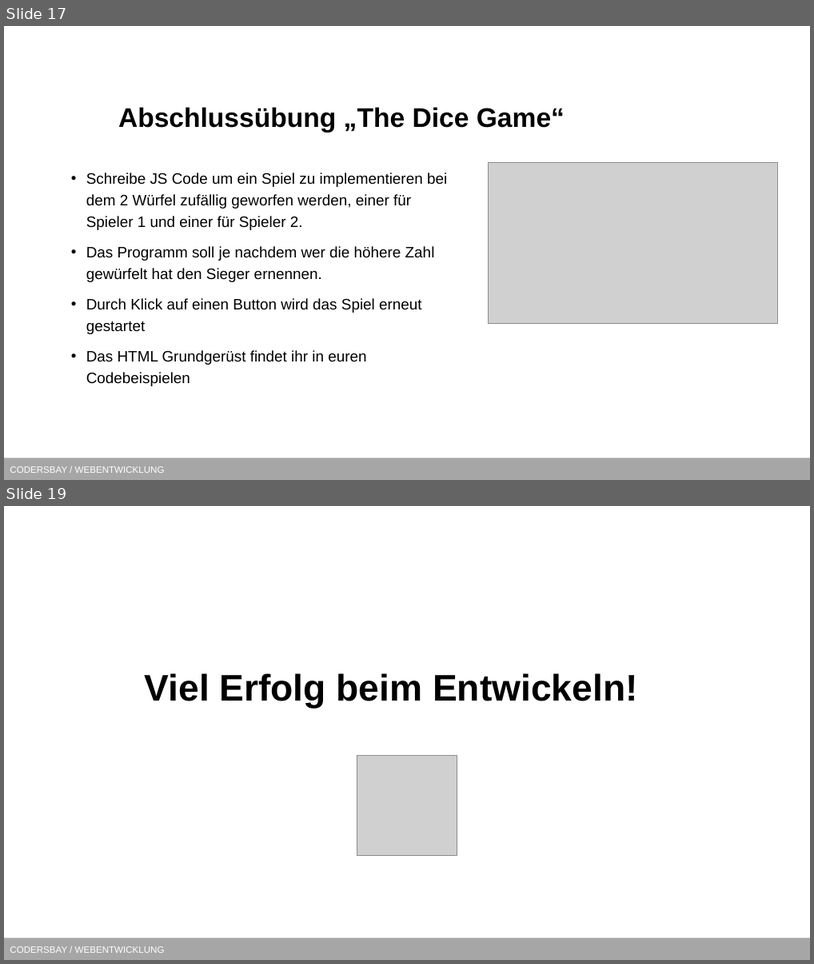
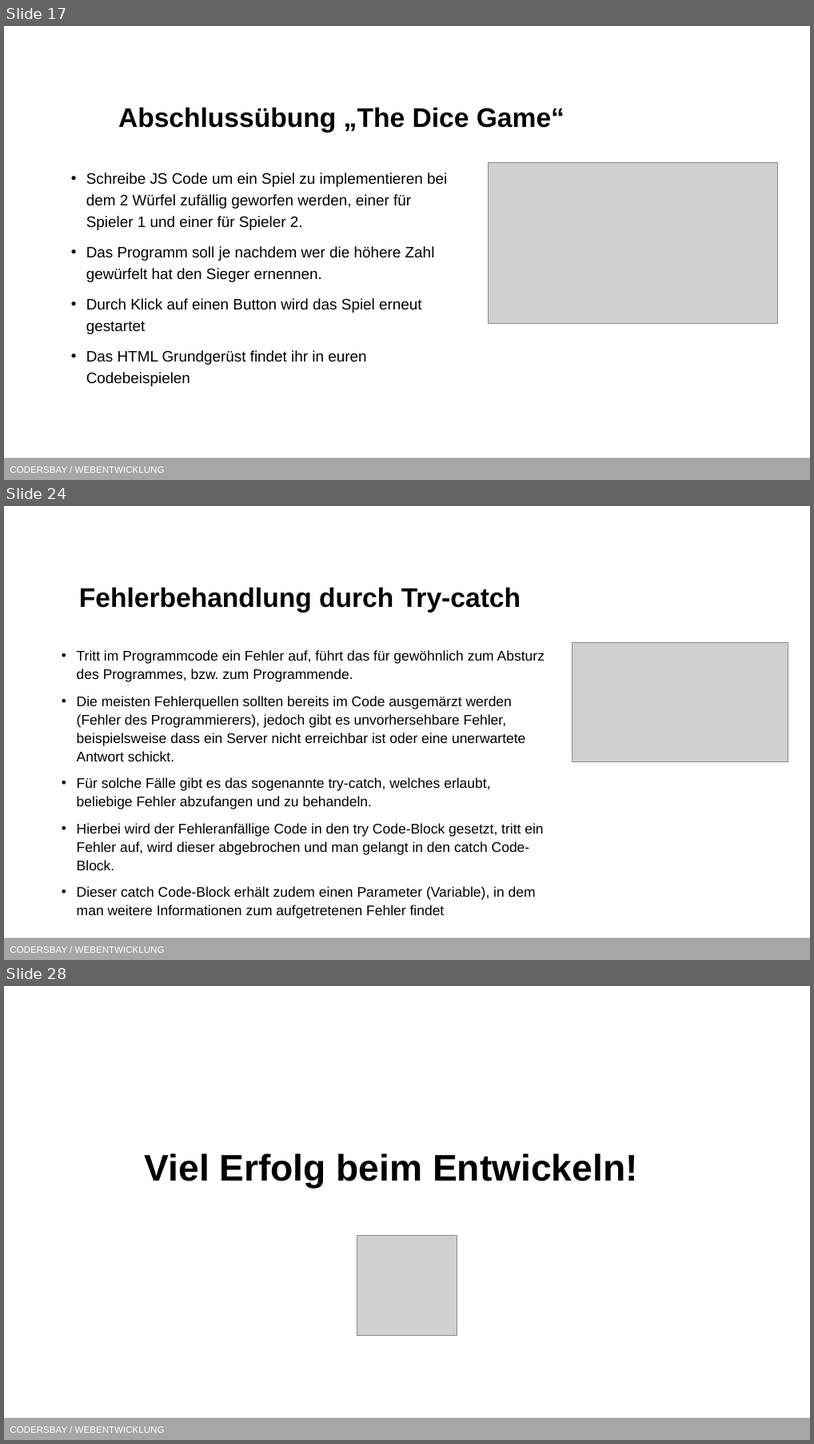
Before and after one commit to kodo89/Webentwicklung_23_24, a slide deck: 7. Javascript/Slides/DOM.pptx. Shown one above the other, each under a label of ours: slides 17 and 19 before the commit, slides 17, 24 and 28 after it; the slides between them are not shown. The pictures are 814x964 and 814x1444 pixels, drawn with LibreOffice and Linux fonts; fonts in the diff are those of the drawing; grey boxes stand for pictures; background and template pictures are left out. Boxes give left, top, right and bottom in pixels: in the first picture for what was removed or moved away, otherwise in the second. Text is boxed around its words. In the diff, an @@ line names an element or a change of style, - is before the commit and + after.

```diff
--- a/7. Javascript/Slides/DOM.pptx
+++ b/7. Javascript/Slides/DOM.pptx
@@ slide 24 added at <box>4,506,810,960</box>, background #FFFFFF; not listed: 1 template element that a slide beside it also shows @@
@@ title added at <box>79,587,521,612</box>, 32 pt, text #000000, bold @@
+Fehlerbehandlung durch Try-catch
@@ picture added at <box>573,642,789,761</box> @@
@@ text added at <box>77,650,545,918</box>, 16.6 pt, text #000000 @@
+• Tritt im Programmcode ein Fehler auf, führt das für gewöhnlich zum Absturz des Programmes, bzw. zum Programmende.
+• Die meisten Fehlerquellen sollten bereits im Code ausgemärzt werden (Fehler des Programmierers), jedoch gibt es unvorhersehbare Fehler, beispielsweise dass ein Server nicht erreichbar ist oder eine unerwartete Antwort schickt.
+• Für solche Fälle gibt es das sogenannte try-catch, welches erlaubt, beliebige Fehler abzufangen und zu behandeln.
+• Hierbei wird der Fehleranfällige Code in den try Code-Block gesetzt, tritt ein Fehler auf, wird dieser abgebrochen und man gelangt in den catch Code-Block.
+• Dieser catch Code-Block erhält zudem einen Parameter (Variable), in dem man weitere Informationen zum aufgetretenen Fehler findet
@@ what was slide 19 is now slide 28 @@
```
Also in this commit, not shown: 5 slides changed, 8 other slides added.
